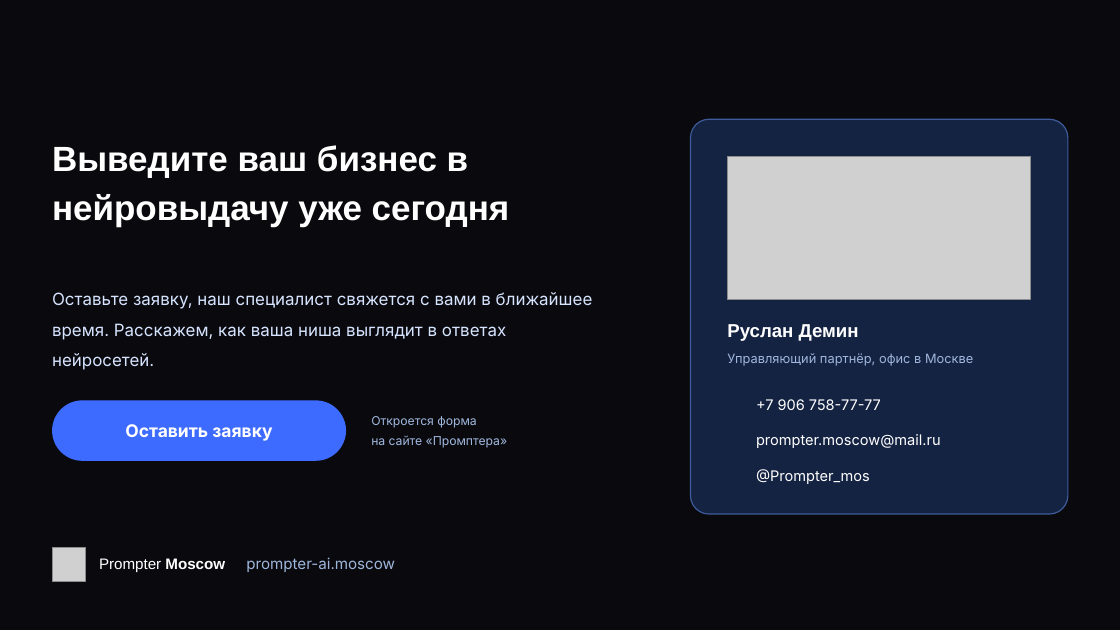
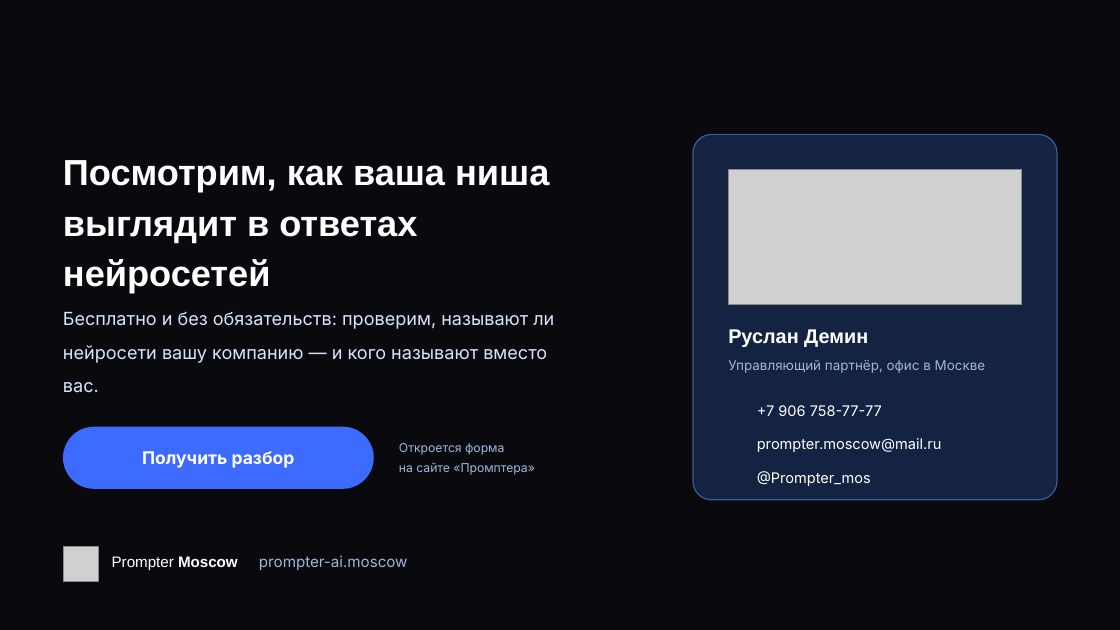
Before and after one commit to injusticebeast802-coder/taste-skill, a slide deck: slide 7 of prompter-moscow/presentation/prompter-obshchaya.pptx (slide 13 before the commit). Drawn at 1120x630 pixels with LibreOffice and Linux fonts; fonts in the diff are those of the drawing; grey boxes stand for pictures; background and template pictures are left out; a plain dark background stands for a picture behind light text. Boxes give left, top, right and bottom in pixels: in the first picture for what was removed or moved away, otherwise in the second. Text is boxed around its words. In the diff, an @@ line names an element or a change of style, - is before the commit and + after.

```diff
--- a/prompter-moscow/presentation/prompter-obshchaya.pptx
+++ b/prompter-moscow/presentation/prompter-obshchaya.pptx
@@ rounded rectangle: place and size @@
-rounded rectangle at bbox=[691, 119, 1068, 514]
+rounded rectangle at bbox=[693, 134, 1057, 500]
@@ rounded rectangle at bbox=[693, 134, 1057, 500]: proportions changed @@
@@ text at bbox=[63, 160, 549, 293]: text changed; size 30 to 31 pt @@
-Выведите ваш бизнес в нейровыдачу уже сегодня
+Посмотрим, как ваша ниша выглядит в ответах нейросетей
@@ picture: place and size @@
-picture at bbox=[728, 156, 1031, 299]
+picture at bbox=[728, 170, 1022, 304]
@@ text at bbox=[63, 312, 554, 393]: text changed; size 14.5 to 15.5 pt @@
-Оставьте заявку, наш специалист свяжется с вами в ближайшее время. Расскажем, как ваша ниша выглядит в ответах нейросетей.
+Бесплатно и без обязательств: проверим, называют ли нейросети вашу компанию — и кого называют вместо вас.
@@ text "Руслан Демин" at bbox=[728, 329, 868, 347]: size 16 to 17 pt @@
@@ text "Управляющий партнёр, офис в Москве" at bbox=[728, 360, 986, 373]: size 11 to 11.5 pt @@
@@ text "+7 906 758-77-77": place and size @@
-text "+7 906 758-77-77" at bbox=[756, 399, 881, 410]
+text "+7 906 758-77-77" at bbox=[757, 405, 882, 416]
@@ rounded rectangle: place and size @@
-rounded rectangle at bbox=[52, 401, 346, 461]
+rounded rectangle at bbox=[63, 427, 374, 489]
@@ text "Откроется форма на сайте «Промптера»": place and size @@
-text "Откроется форма на сайте «Промптера»" at bbox=[371, 416, 507, 448]
+text "Откроется форма на сайте «Промптера»" at bbox=[399, 443, 534, 475]
@@ text "prompter.moscow@mail.ru": place and size @@
-text "prompter.moscow@mail.ru" at bbox=[756, 434, 941, 448]
+text "prompter.moscow@mail.ru" at bbox=[757, 438, 942, 452]
@@ text at bbox=[142, 451, 295, 468]: text changed @@
-Оставить заявку
+Получить разбор
@@ picture: place and size @@
-picture at bbox=[52, 548, 86, 581]
+picture at bbox=[63, 546, 98, 581]
@@ text "Prompter Moscow prompter-ai.moscow": place and size @@
-text "Prompter Moscow prompter-ai.moscow" at bbox=[99, 557, 395, 572]
+text "Prompter Moscow prompter-ai.moscow" at bbox=[112, 555, 408, 570]
```
Also in this commit, not shown: 3 other slides changed, 3 slides added, 9 slides removed, 4 other files.
